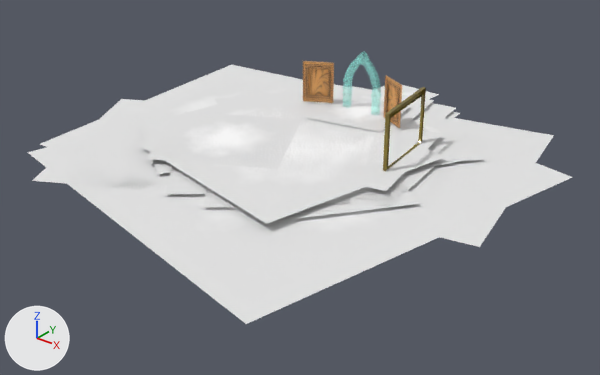
Renders of the FBX model Unity/Assets/_KYSS/Models/Spawn.fbx from each side of a commit.
One viewpoint serves both versions: a 50 mm lens placed at (38.0, -51.7, -74.0), pointed at (2.1, -6.8, -101.8). Every picture has the same lights, and +X, +Y and +Z are marked at lower left. The older version comes first. Where no turn or scale is listed for an object, it has been applied to the vertices.

The older version as bpy lines, for what is in view:
```python
me_cloud_floor_001 = bpy.data.meshes.new('Cloud Floor.001')
me_cloud_floor_001.from_pydata(...)  # 4 vertices, 1 face; spans x -5.02..5.02, y -5.02..5.02, z 0.0
me_cloud_floor_001.materials.append(mat_cloud)
me_cloud_floor_002 = bpy.data.meshes.new('Cloud Floor.002')
me_cloud_floor_002.from_pydata(...)  # 4 vertices, 1 face; spans x -5.02..5.02, y -5.02..5.02, z 0.0
me_cloud_floor_002.materials.append(mat_cloud)
ob_bright_cloud_008 = bpy.data.objects.new('Bright Cloud.008', me_cloud_floor_001)
ob_bright_cloud_008.location = (5.94, -4.76, -99.63)
ob_bright_cloud_008.rotation_euler = (0.0, 0.0, 0.143)  # degrees (0, 0, 8.2)
ob_bright_cloud_012 = bpy.data.objects.new('Bright Cloud.012', me_cloud_floor_002)
ob_bright_cloud_012.location = (-5.2, -3.14, -99.87)
ob_bright_cloud_012.rotation_euler = (0.0, 0.0, -1.47)  # degrees (0, 0, -84)
ob_bright_cloud_012.scale = (2.53, 2.53, 2.53)
ob_bright_cloud_015 = bpy.data.objects.new('Bright Cloud.015', me_cloud_floor_002)
ob_bright_cloud_015.location = (-4.66, -7.55, -99.22)
ob_bright_cloud_015.rotation_euler = (0.0, 0.0, -1.065)  # degrees (0, 0, -61)
ob_bright_cloud_015.scale = (1.02, 1.02, 1.02)
ob_bright_cloud_016 = bpy.data.objects.new('Bright Cloud.016', me_cloud_floor_002)
ob_bright_cloud_016.location = (-3.24, -4.06, -99.22)
ob_bright_cloud_016.rotation_euler = (0.0, 0.0, -1.47)  # degrees (0, 0, -84)
ob_bright_cloud_016.scale = (1.45, 1.45, 1.45)
ob_bright_cloud_018 = bpy.data.objects.new('Bright Cloud.018', me_cloud_floor_002)
ob_bright_cloud_018.location = (0.66, -6.41, -99.22)
ob_bright_cloud_018.rotation_euler = (0.0, 0.0, 1.363)  # degrees (0, 0, 78)
ob_bright_cloud_018.scale = (1.7, 1.7, 1.7)
# also in view: 'Bright Cloud.013' at (6.5, -1.4, -99.9); 'Bright Cloud.005' at (-1.2, -10.0, -99.6); 'Bright Cloud.002' at (5.9, -8.2, -99.6); 'Bright Cloud.011' at (-7.7, -9.2, -99.9); 'Cozy Romance Big Gold Frame.002' at (8.1, -1.8, -97.2)
```
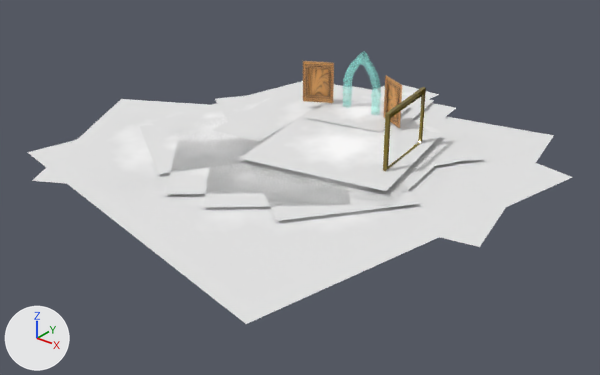
What differs and where, as boxes (x1, y1, x2, y2) in the pictures (600 x 375 px):
```json
{"object": "Bright Cloud.018", "change": "deleted", "before": [137, 98, 445, 224]}
{"object": "Bright Cloud.012", "change": "deleted", "before": [40, 65, 460, 197]}
{"object": "Bright Cloud.015", "change": "deleted", "before": [145, 112, 302, 169]}
{"object": "Bright Cloud.016", "change": "deleted", "before": [143, 89, 372, 183]}
{"object": "Bright Cloud.017", "change": "unchanged, uncovered by the edit", "before": [244, 109, 442, 191], "after": [239, 109, 442, 191]}
{"object": "Bright Cloud.011", "change": "unchanged, uncovered by the edit", "before": [32, 99, 167, 191], "after": [32, 99, 213, 192]}
{"object": "Bright Cloud.004", "change": "unchanged, uncovered by the edit", "before": [140, 122, 179, 174], "after": [140, 117, 261, 174]}
{"object": "Bright Cloud.010", "change": "unchanged, uncovered by the edit", "before": [277, 81, 456, 127], "after": [212, 81, 456, 142]}
```

Scene script edits in JSON lines:
```json
{"op": "remove", "block": "ob_bright_cloud_015", "code": ["ob_bright_cloud_015 = bpy.data.objects.new('Bright Cloud.015', me_cloud_floor_002)", "ob_bright_cloud_015.location = (-4.66, -7.55, -99.22)", "ob_bright_cloud_015.rotation_euler = (0.0, 0.0, -1.065)  # degrees (0, 0, -61)", "ob_bright_cloud_015.scale = (1.02, 1.02, 1.02)"]}
{"op": "remove", "block": "ob_bright_cloud_012", "code": ["ob_bright_cloud_012 = bpy.data.objects.new('Bright Cloud.012', me_cloud_floor_002)", "ob_bright_cloud_012.location = (-5.2, -3.14, -99.87)", "ob_bright_cloud_012.rotation_euler = (0.0, 0.0, -1.47)  # degrees (0, 0, -84)", "ob_bright_cloud_012.scale = (2.53, 2.53, 2.53)"]}
{"op": "remove", "block": "ob_bright_cloud_018", "code": ["ob_bright_cloud_018 = bpy.data.objects.new('Bright Cloud.018', me_cloud_floor_002)", "ob_bright_cloud_018.location = (0.66, -6.41, -99.22)", "ob_bright_cloud_018.rotation_euler = (0.0, 0.0, 1.363)  # degrees (0, 0, 78)", "ob_bright_cloud_018.scale = (1.7, 1.7, 1.7)"]}
{"op": "remove", "block": "ob_bright_cloud_016", "code": ["ob_bright_cloud_016 = bpy.data.objects.new('Bright Cloud.016', me_cloud_floor_002)", "ob_bright_cloud_016.location = (-3.24, -4.06, -99.22)", "ob_bright_cloud_016.rotation_euler = (0.0, 0.0, -1.47)  # degrees (0, 0, -84)", "ob_bright_cloud_016.scale = (1.45, 1.45, 1.45)"]}
```
